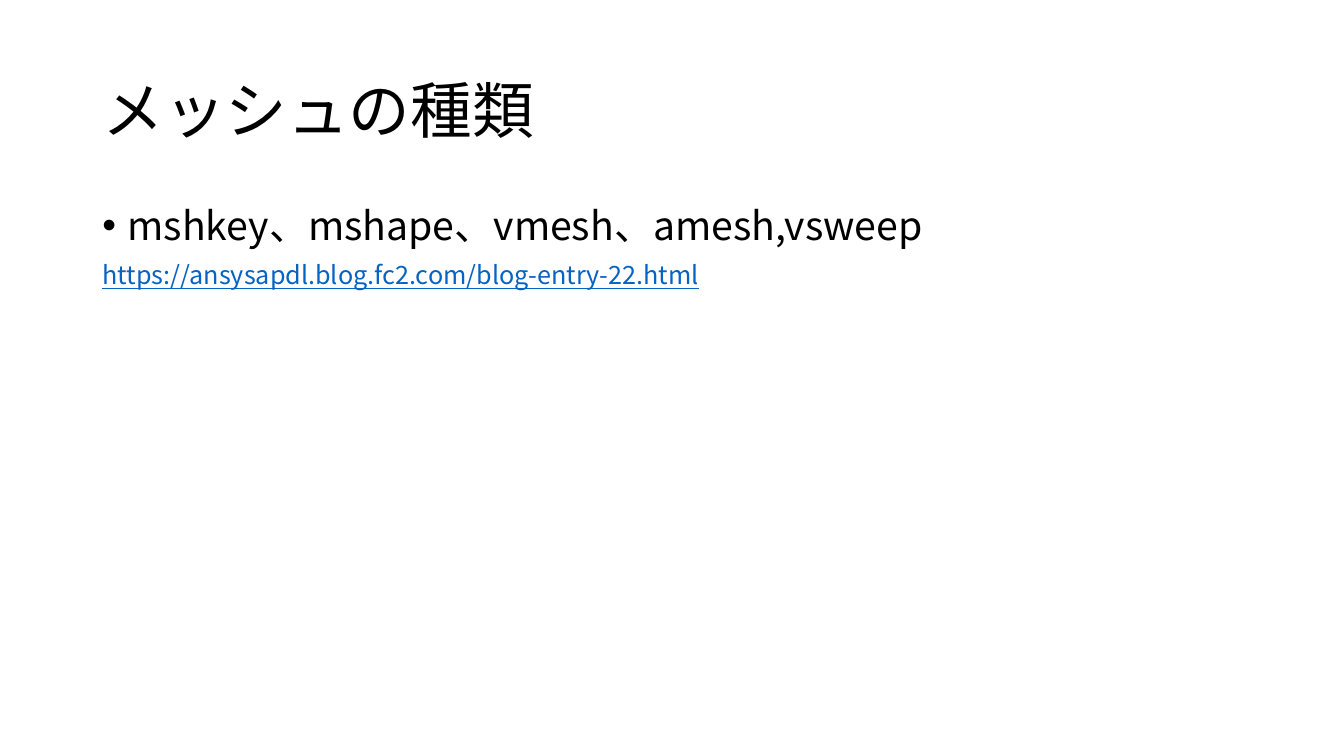
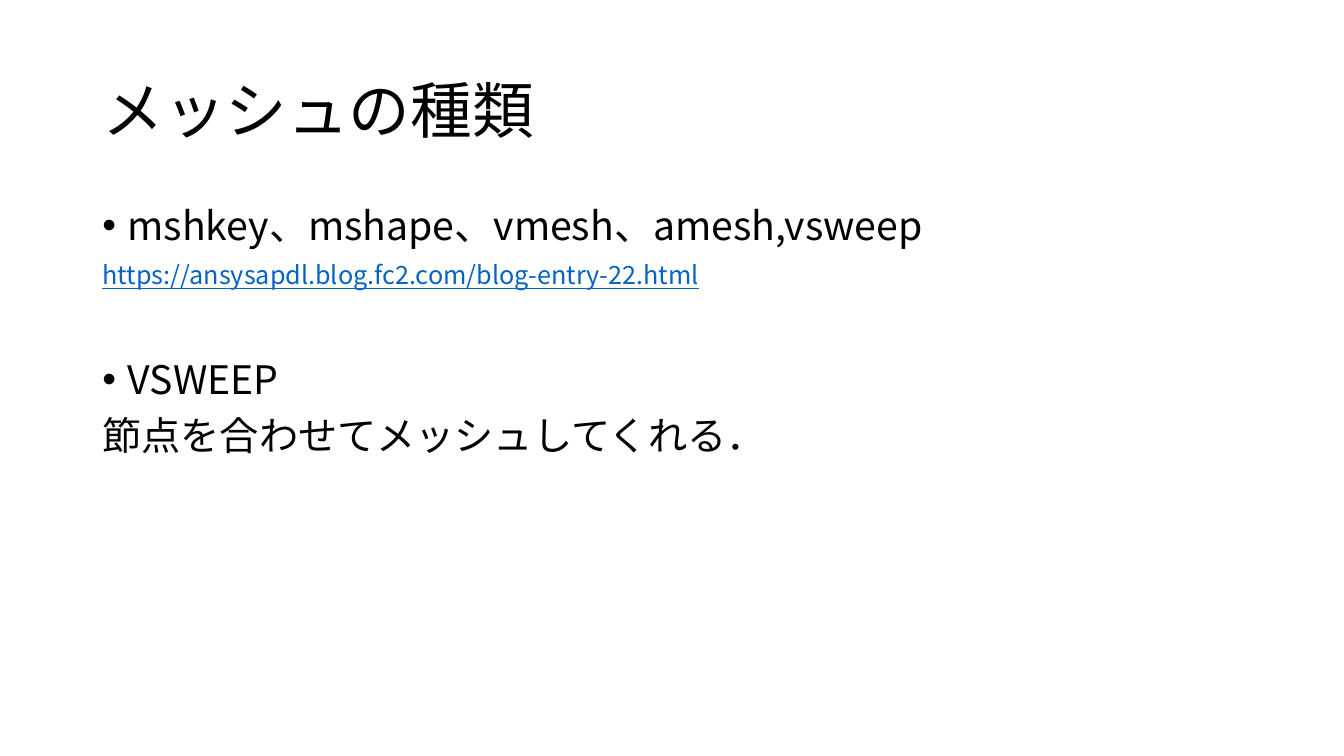
Before and after one commit to jay0423/ansys-management, a slide deck: slide 4 of etc/ansys備忘録.pptx. Drawn at 1344x756 pixels with LibreOffice and Linux fonts; fonts in the diff are those of the drawing. Boxes give left, top, right and bottom in pixels: in the first picture for what was removed or moved away, otherwise in the second. Text is boxed around its words. In the diff, an @@ line names an element or a change of style, - is before the commit and + after.

```diff
--- a/etc/ansys備忘録.pptx
+++ b/etc/ansys備忘録.pptx
@@ text at (102,364,765,454): paragraphs added @@
+• VSWEEP
+節点を合わせてメッシュしてくれる．
```
Also in this commit, not shown: 1 slide added, 2 other files.
